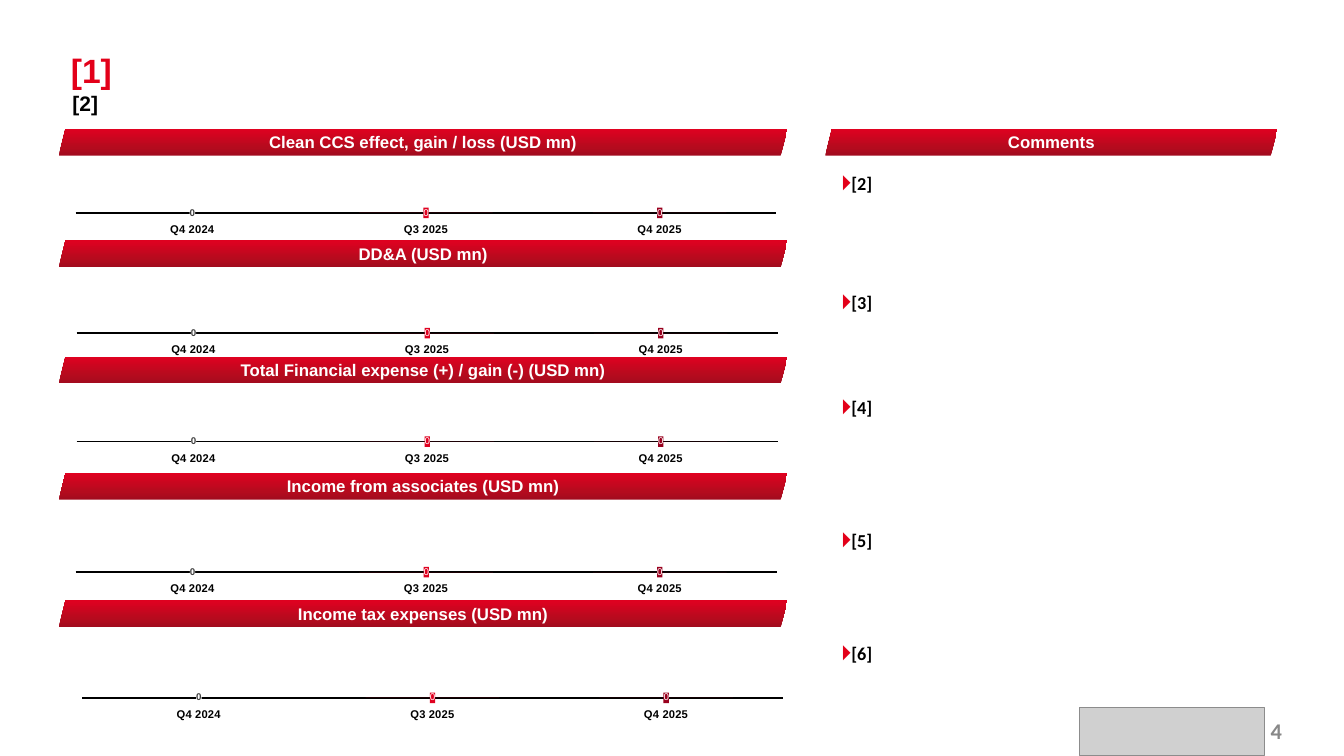
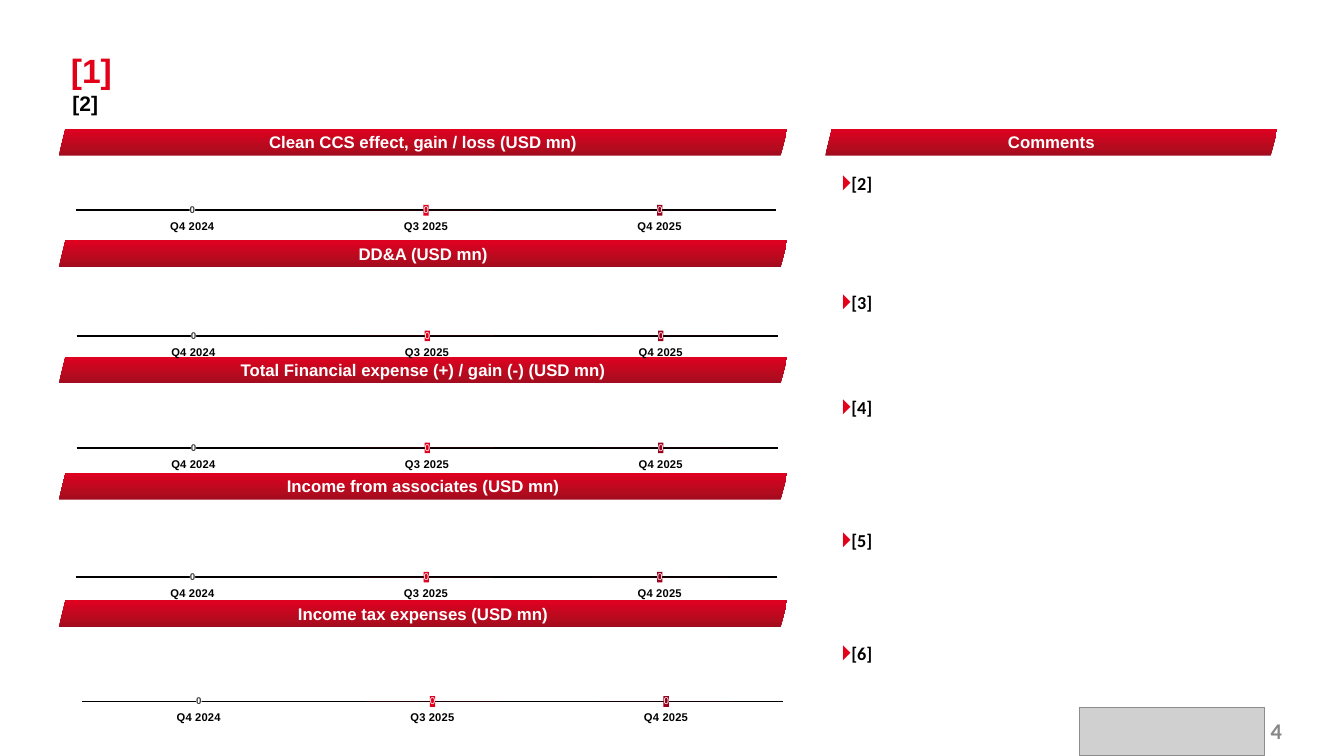
Before and after one commit to SGeri/pitch-deck-template-engine, a slide deck: slide 4 of workflows/mol-quarterly/template.pptx. Drawn at 1344x756 pixels with LibreOffice and Linux fonts; fonts in the diff are those of the drawing; grey boxes stand for pictures; background and template pictures are left out. Boxes give left, top, right and bottom in pixels: in the first picture for what was removed or moved away, otherwise in the second. Text is boxed around its words. In the diff, an @@ line names an element or a change of style, - is before the commit and + after.

```diff
--- a/workflows/mol-quarterly/template.pptx
+++ b/workflows/mol-quarterly/template.pptx
@@ column stacked chart: place and size @@
-column stacked chart at box(60, 170, 792, 236)
+column stacked chart at box(60, 162, 792, 236)
@@ column stacked chart: place and size @@
-column stacked chart at box(62, 265, 793, 369)
+column stacked chart at box(62, 273, 793, 369)
@@ column stacked chart: place and size @@
-column stacked chart at box(62, 374, 793, 478)
+column stacked chart at box(62, 392, 793, 478)
@@ column stacked chart: place and size @@
-column stacked chart at box(60, 498, 792, 612)
+column stacked chart at box(60, 512, 792, 612)
@@ column stacked chart: place and size @@
-column stacked chart at box(67, 628, 799, 735)
+column stacked chart at box(67, 639, 799, 735)
```
Also in this commit, not shown: 3 other slides changed, 2 other files.
